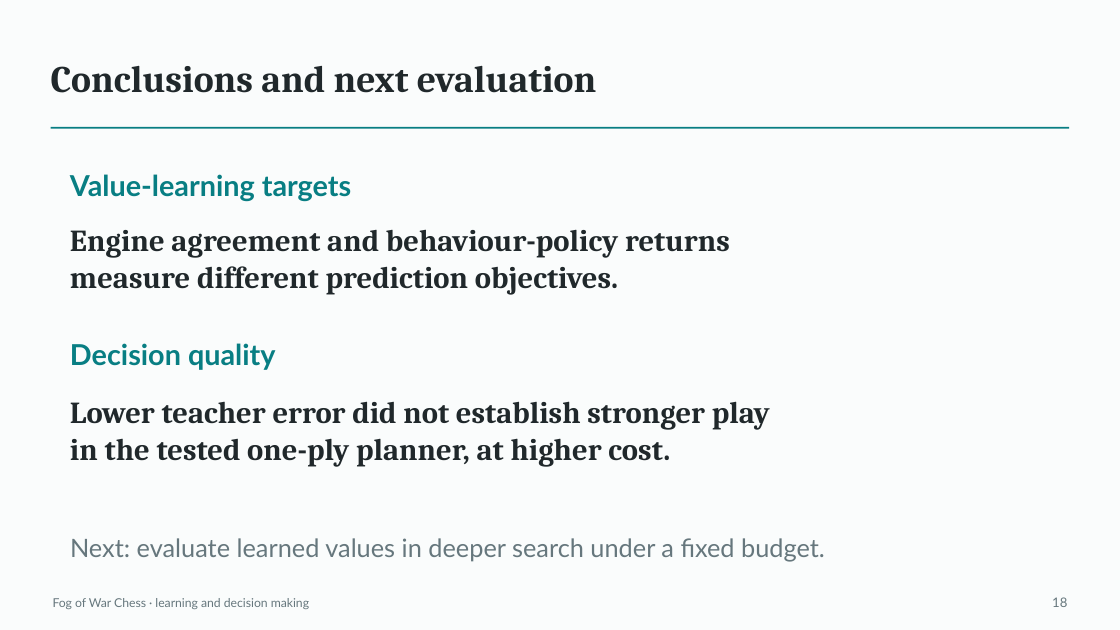
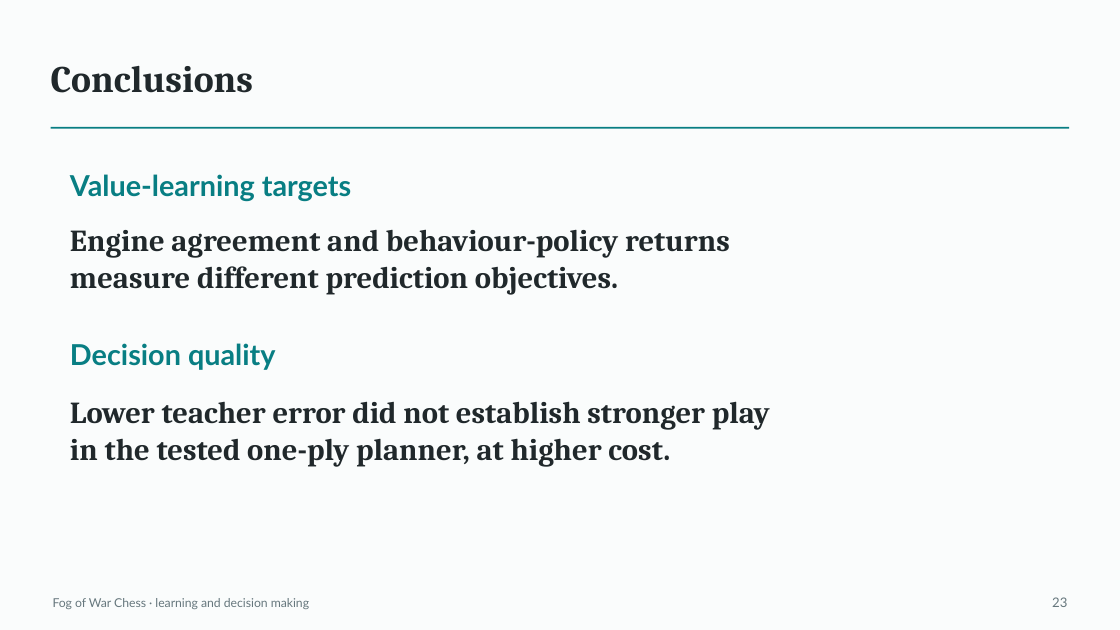
Before and after one commit to Mr-Teal/CS5446_project, a slide deck: slide 23 of docs/drafts/presentation-draft.pptx (slide 18 before the commit). Drawn at 1120x630 pixels with LibreOffice and Linux fonts; fonts in the diff are those of the drawing. Boxes give left, top, right and bottom in pixels: in the first picture for what was removed or moved away, otherwise in the second. Text is boxed around its words. In the diff, an @@ line names an element or a change of style, - is before the commit and + after.

```diff
--- a/docs/drafts/presentation-draft.pptx
+++ b/docs/drafts/presentation-draft.pptx
@@ text at box(51, 66, 253, 93): text changed @@
-Conclusions and next evaluation
+Conclusions
@@ text removed at box(70, 538, 825, 561) @@
-Next: evaluate learned values in deeper search under a fixed budget.
@@ text at box(1052, 597, 1067, 607): text changed @@
-18
+23
```
Also in this commit, not shown: 8 other slides changed, 7 slides added, 1 slide removed, 3 other files.
